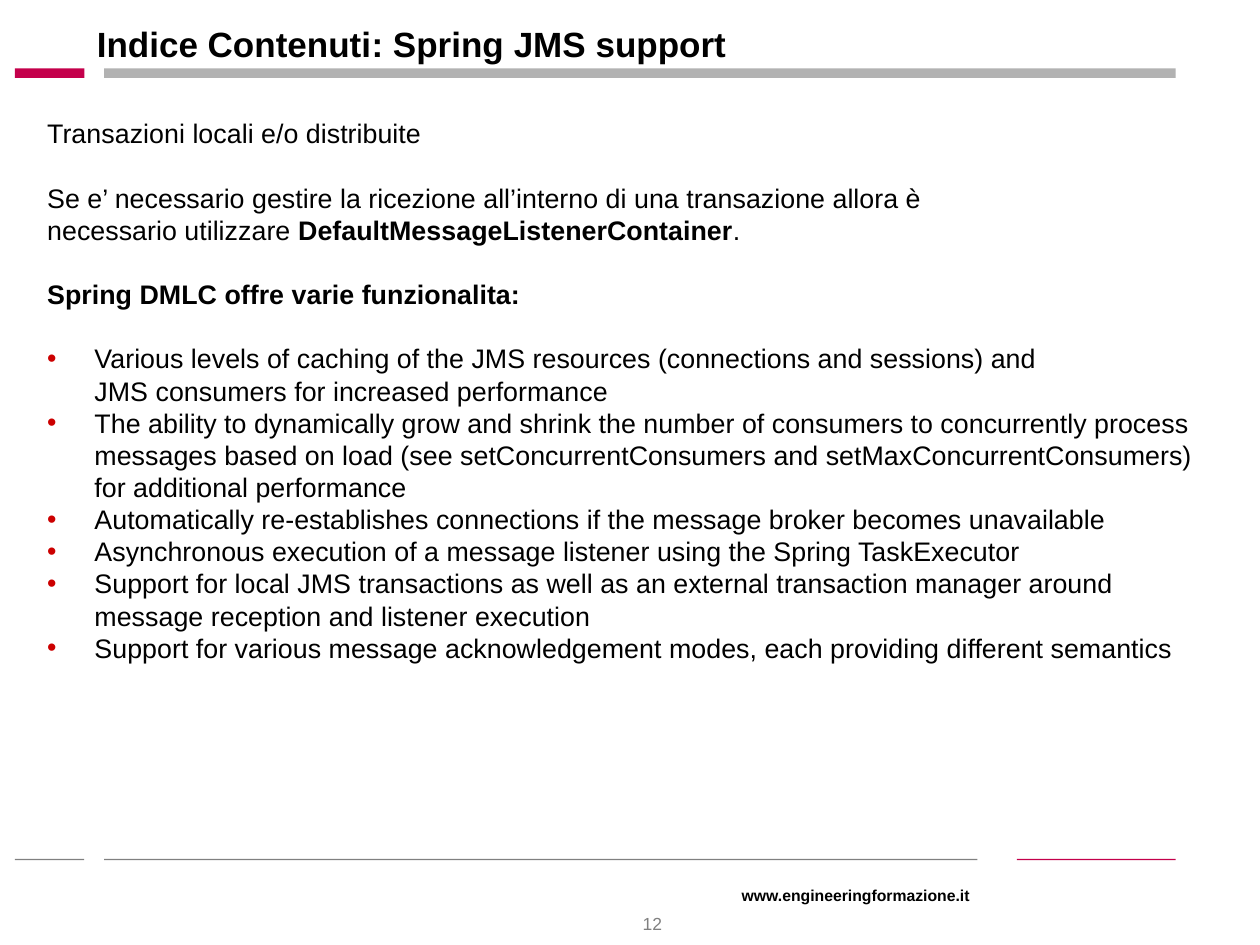
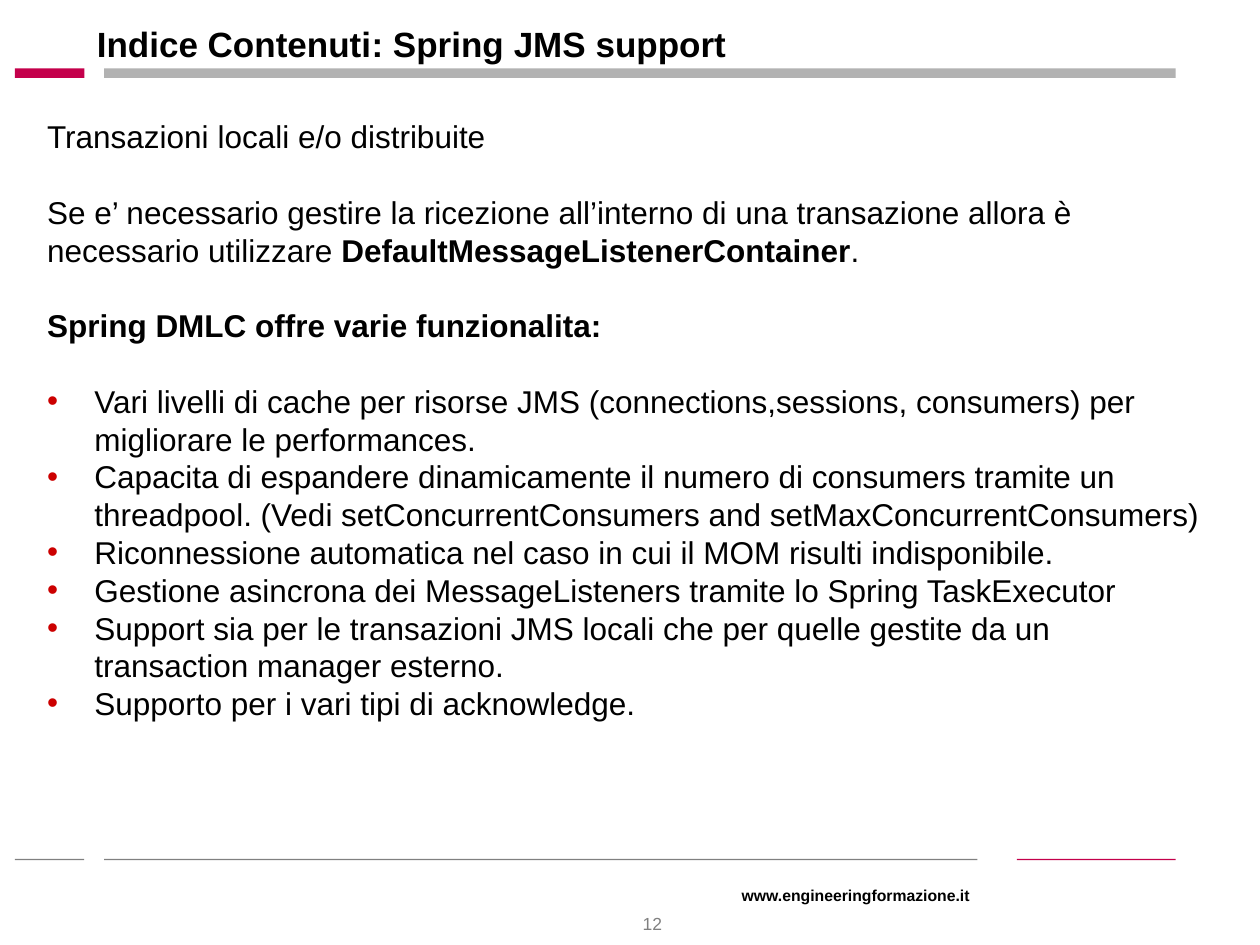
Before and after one commit to stefanofiorenza/SpringJ2EE, a slide deck: slide 12 of Docs/SJMS/Slides/SpringJMS.ppt. Drawn at 1260x945 pixels with LibreOffice and Linux fonts; fonts in the diff are those of the drawing; background and template pictures are left out. Boxes give left, top, right and bottom in pixels: in the first picture for what was removed or moved away, otherwise in the second. Text is boxed around its words. In the diff, an @@ line names an element or a change of style, - is before the commit and + after.

Commit message:
Added Slides

```diff
--- a/Docs/SJMS/Slides/SpringJMS.ppt
+++ b/Docs/SJMS/Slides/SpringJMS.ppt
@@ text at [47, 125, 1072, 343]: size 15.3 to 18 pt in "Transazioni locali e/o distribuite", "Se e’ necessario gestire la ricezione all’interno ...", "necessario utilizzare DefaultMessageListenerContainer.", "Spring DMLC offre varie funzionalita:" @@
@@ text at [94, 390, 1199, 721]: text changed; size 15.3 to 18 pt @@
-• Various levels of caching of the JMS resources (connections and sessions) and
-  JMS consumers for increased performance
-• The ability to dynamically grow and shrink the number of consumers to concurrently process messages based on load (see setConcurrentConsumers and setMaxConcurrentConsumers) for additional performance
-• Automatically re-establishes connections if the message broker becomes unavailable
-• Asynchronous execution of a message listener using the Spring TaskExecutor
-• Support for local JMS transactions as well as an external transaction manager around message reception and listener execution
-• Support for various message acknowledgement modes, each providing different semantics
+• Vari livelli di cache per risorse JMS (connections,sessions, consumers) per migliorare le performances.
+• Capacita di espandere dinamicamente il numero di consumers tramite un threadpool. (Vedi setConcurrentConsumers and setMaxConcurrentConsumers)
+• Riconnessione automatica nel caso in cui il MOM risulti indisponibile.
+• Gestione asincrona dei MessageListeners tramite lo Spring TaskExecutor
+• Support sia per le transazioni JMS locali che per quelle gestite da un transaction manager esterno.
+• Supporto per i vari tipi di acknowledge.
```
Also in this commit, not shown: 4 other slides changed, 4 other files.
